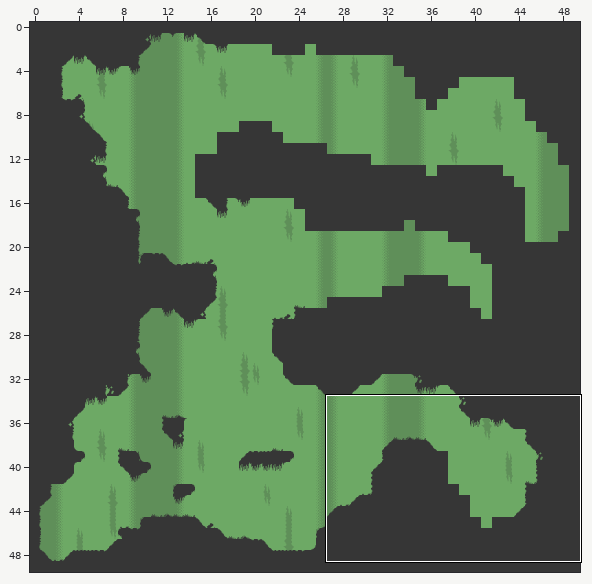
A Tiled map gets an edit: levels/level.tmx. The first picture is a wide view before the edit; the outline marks the close-up.
Close-up. Old version:
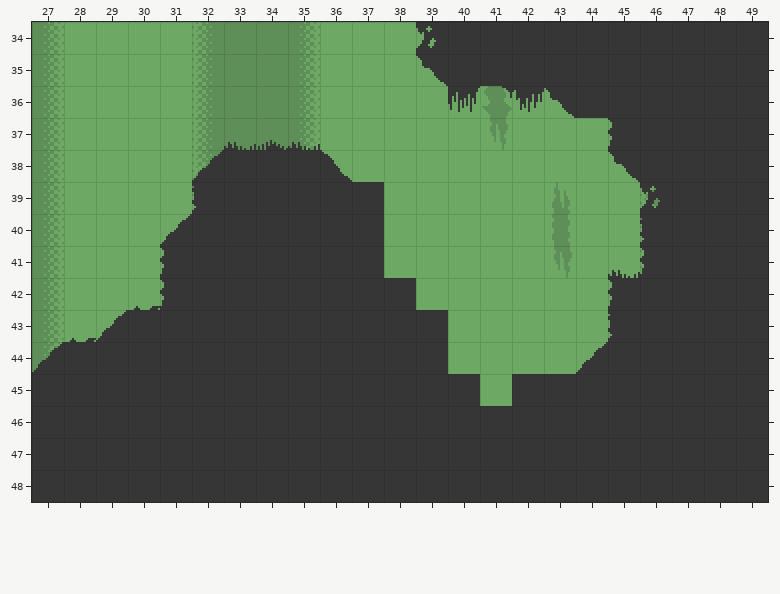
Cells are 32x32 px. Shown: x 27..49, y 34..48. The commit also changed other parts of the map, which this record leaves out.
The same view after the edit:
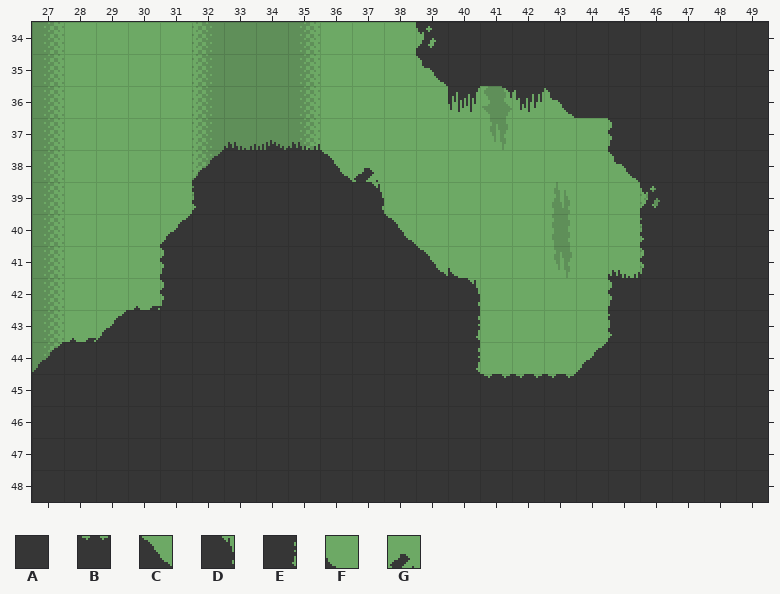
Key: from "mininicular": A 0, B 2, C 11, D 17, E 33, F 34, G 42.
_ is an empty cell.
Tiles replaced or removed in this view: A.
Diff:
Changed rows in their new state; . is an unchanged cell.
Layer "Foreground":
first column x 37:
38 G......
39 D......
40 .C.....
41 .ACF...
42 ..AD...
43 ...E...
44 ...E...
45 ....BBB
